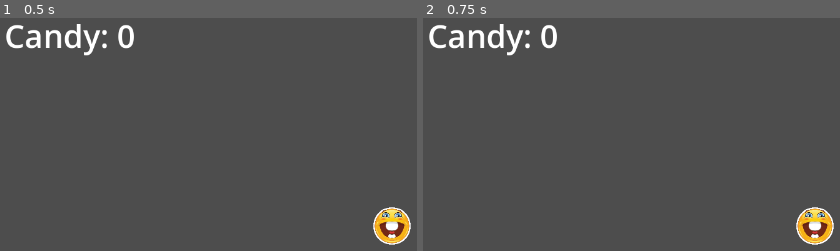
Above: before the commit, frames 1-2 (left to right).
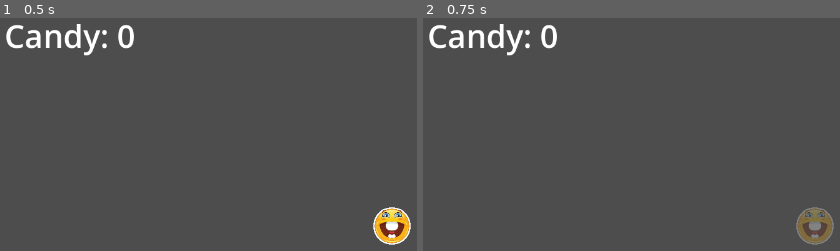
Above: after the commit, the same moments.

Repository: ariestantodion/masks-jam-86
Game: Godot game, scene res://scenes/Player.tscn
Same seed, same stepped clock (60 frames per second), same inputs: the game is played once before the commit and once after it.
Inputs:
- Up to frame 1 (0.5 s): no input
- Up to frame 2 (0.75 s): tap Enter at 0.5 s; hold Right (ui_right) from 0.53 s (still down); tap Space (activate_invisibility) at 0.6 s

Frame 1 is identical in both runs. In frame 2, 1.2% of the frame differs, in the area x 89-99%, y 81-98%.

Commit message:
Invisibility Mechanic Implemented

Diff:
--- a/scripts/MaskManager.gd
+++ b/scripts/MaskManager.gd
@@ -1,4 +1,4 @@
-#MaskManager.gd
+# MaskManager.gd
 extends Node
 
 # --- Signals ---
@@ -10,12 +10,12 @@
 var lives: int = 3
 var candy: int = 0
 
-# Upgrade levels
+# --- Upgrade levels ---
 var speed_level: int = 1
 var invisibility_level: int = 0
 var mask_level: int = 1
 
-# --- Constants for costs and scaling ---
+# --- Upgrade costs & caps ---
 const SPEED_COST := 5
 const INVIS_COST := 8
 const MAX_SPEED_LEVEL := 5
@@ -25,8 +25,10 @@
 func _ready() -> void:
 	print("MaskManager ready! Lives =", lives)
 
+	invisibility_level = 1  # temporary, for debugging only
 
-# --- Core helper functions ---
+
+# --- Candy handling ---
 func add_candy(amount: int = 1) -> void:
 	candy += amount
 	candy_changed.emit(candy)
@@ -34,16 +36,17 @@
 
 
 func spend_candy(amount: int) -> bool:
-	if candy >= amount:
-		candy -= amount
-		candy_changed.emit(candy)
-		return true
-	else:
+	if candy < amount:
 		return false
+
+	candy -= amount
+	candy_changed.emit(candy)
+	return true
 
 
 # --- Speed handling ---
 func current_speed(base_speed: float = 200.0) -> float:
+	# Each level adds +100 speed
 	return base_speed + float(speed_level - 1) * 100.0
 
 
@@ -51,27 +54,29 @@
 	if speed_level >= MAX_SPEED_LEVEL:
 		print("Already at max speed level.")
 		return false
-	if spend_candy(SPEED_COST):
-		speed_level += 1
-		var new_speed := current_speed()
-		print("Speed upgraded to level", speed_level, "→ new speed =", new_speed)
-		speed_upgraded.emit(speed_level, new_speed)
-		return true
-	else:
+
+	if not spend_candy(SPEED_COST):
 		print("Not enough candy to upgrade speed.")
 		return false
 
+	speed_level += 1
+	var new_speed: float = current_speed()
+	print("Speed upgraded → level:", speed_level, " new speed:", new_speed)
+	speed_upgraded.emit(speed_level, new_speed)
+	return true
 
-# --- Invisibility handling (for later) ---
+
+# --- Invisibility handling ---
 func upgrade_invisibility() -> bool:
 	if invisibility_level >= MAX_INVIS_LEVEL:
 		print("Already at max invisibility level.")
 		return false
-	if spend_candy(INVIS_COST):
-		invisibility_level += 1
-		print("Invisibility upgraded to level", invisibility_level)
-		invisibility_upgraded.emit(invisibility_level)
-		return true
-	else:
+
+	if not spend_candy(INVIS_COST):
 		print("Not enough candy to upgrade invisibility.")
 		return false
+
+	invisibility_level += 1
+	print("Invisibility upgraded → level:", invisibility_level)
+	invisibility_upgraded.emit(invisibility_level)
+	return true
--- a/scripts/Player.gd
+++ b/scripts/Player.gd
@@ -1,20 +1,32 @@
-# Player.gd
+#Player.gd
 extends CharacterBody2D
 
 @onready var sprite: Sprite2D = $Sprite2D
 
-# Base speed before any upgrades
+# --- Base movement ---
 @export var base_speed := 200.0
 var speed := 200.0
 
-# Optional reference to the toast (popup) UI
+# --- Toast (popup) UI reference ---
 var toast: Node = null
-var invisibility_cooldown: bool = false
+
+# --- Invisibility system (Dion) ---
+const BASE_INVIS_DURATION := 2.0
+const BASE_INVIS_COOLDOWN := 5.0
+const DURATION_PER_LEVEL := 0.5   # +0.5 s per level
+const COOLDOWN_PER_LEVEL := 0.5   # −0.5 s per level (min 0.5 s)
+
+var is_invisible: bool = false
+var on_cooldown: bool = false
+var _invis_timer: Timer
+var _cooldown_timer: Timer
+var _last_cooldown_total: float = 0.0
 
 
 func _ready() -> void:
 	print("MaskManager loaded:", MaskManager)
 	print("Current candy:", MaskManager.candy)
+	print(_get_invisibility_params())
 
 	# Find the Toast node in the scene tree (group name = "toast")
 	toast = get_tree().get_first_node_in_group("toast")
@@ -23,9 +35,20 @@
 	_apply_speed()
 	_apply_mask_tint()
 
-	# Connect to MaskManager's signal so upgrades update this player immediately
+	# Connect speed upgrade signal
 	if not MaskManager.speed_upgraded.is_connected(_on_speed_upgraded):
 		MaskManager.speed_upgraded.connect(_on_speed_upgraded)
+
+	# --- Invisibility timers setup ---
+	_invis_timer = Timer.new()
+	_invis_timer.one_shot = true
+	add_child(_invis_timer)
+	_invis_timer.timeout.connect(_on_invisibility_timeout)
+
+	_cooldown_timer = Timer.new()
+	_cooldown_timer.one_shot = true
+	add_child(_cooldown_timer)
+	_cooldown_timer.timeout.connect(_on_cooldown_timeout)
 
 
 func _physics_process(delta: float) -> void:
@@ -40,32 +63,68 @@
 		else:
 			_show_toast("Need %d candy" % MaskManager.SPEED_COST)
 
+	# Activate invisibility (spacebar)
 	if Input.is_action_just_pressed("activate_invisibility"):
-		if MaskManager.invisibility_level >= 1 and invisibility_cooldown == false:
-			get_node("Sprite2D").modulate.a = 0.3
-			get_node("CollisionShape2D").set_deferred("disabled", true)
-			await get_tree().create_timer(5.0).timeout #Timer for invisibility duration, update to a variable that increases with invisibilty lvl
-			invisibility_cooldown = true
-			get_node("Sprite2D").modulate.a = 1.0
-			get_node("CollisionShape2D").set_deferred("disabled", false)
-			await get_tree().create_timer(10.0).timeout #Invisibility cooldown timer
-			invisibility_cooldown = false
-		elif MaskManager.invisibility_level >= 1 and invisibility_cooldown == true:
-			_show_toast("Invisibility on cooldown")
-		else:
-			_show_toast("Invisibility unavailable")
+		_try_activate_invisibility()
 
 
+func _try_activate_invisibility() -> void:
+	# 1️⃣ Don't allow if not unlocked or still cooling down
+	if MaskManager.invisibility_level <= 0:
+		_show_toast("Invisibility unavailable")
+		return
+	if on_cooldown:
+		_show_toast("Invisibility on cooldown")
+		return
+	if is_invisible:
+		return  # already active, just ignore extra presses
+
+	# 2️⃣ Pull scaling from helper
+	var p := _get_invisibility_params()
+	var duration : float = p.duration
+	var cooldown : float = p.cooldown
+	_last_cooldown_total = cooldown
+	# 3️⃣ Activate invisibility visuals + collision disable
+	is_invisible = true
+	sprite.modulate.a = 0.3
+	get_node("CollisionShape2D").set_deferred("disabled", true)
+
+	# Optional feedback
+	_show_toast("Invisibility activated!")
+	print("Invisibility active for", duration, "seconds")
+
+	# 4️⃣ Start invisibility timer
+	_invis_timer.start(duration)
+
+
+func _on_invisibility_timeout() -> void:
+	# 1️⃣ Restore visuals and collisions
+	is_invisible = false
+	sprite.modulate.a = 1.0
+	get_node("CollisionShape2D").set_deferred("disabled", false)
+
+	_show_toast("Invisibility ended")
+	print("Invisibility ended")
+
+	# 2️⃣ Begin cooldown
+	on_cooldown = true
+	_cooldown_timer.start(_last_cooldown_total)
+
+
+func _on_cooldown_timeout() -> void:
+	on_cooldown = false
+	_show_toast("Invisibility ready!")
+	print("Cooldown finished; ability ready")
+
+
+#KACHOW (Speed)
 func _apply_speed() -> void:
-	# Pull the current speed from MaskManager
 	speed = MaskManager.current_speed(base_speed)
 
 
 func _apply_mask_tint() -> void:
 	var level: int = clamp(MaskManager.speed_level, 1, MaskManager.MAX_SPEED_LEVEL)
 	var t: float = float(level - 1) / max(1.0, float(MaskManager.MAX_SPEED_LEVEL - 1))
-
-	# Dramatic color change — white → bright cyan as speed increases
 	var r := 1.0 - 0.4 * t
 	var g := 1.0 - 0.2 * t
 	var b := 1.0
@@ -73,16 +132,23 @@
 
 
 func _on_speed_upgraded(new_level: int, new_speed: float) -> void:
-	# When MaskManager upgrades, update locally
 	_apply_speed()
 	_apply_mask_tint()
 	_show_toast("Speed upgraded!")
 
 
 func _show_toast(msg: String) -> void:
-	# If the Toast scene exists in the current scene tree, show text
 	if toast and toast.has_method("show_text"):
 		toast.show_text(msg)
 	else:
-		# fallback for safety
 		print(msg)
+
+
+func _get_invisibility_params() -> Dictionary:
+	var level: int = max(1, MaskManager.invisibility_level)
+	var duration: float = BASE_INVIS_DURATION + (level - 1) * DURATION_PER_LEVEL
+	var cooldown: float = max(0.5, BASE_INVIS_COOLDOWN - (level - 1) * COOLDOWN_PER_LEVEL)
+	return {
+		"duration": duration,
+		"cooldown": cooldown
+	}
